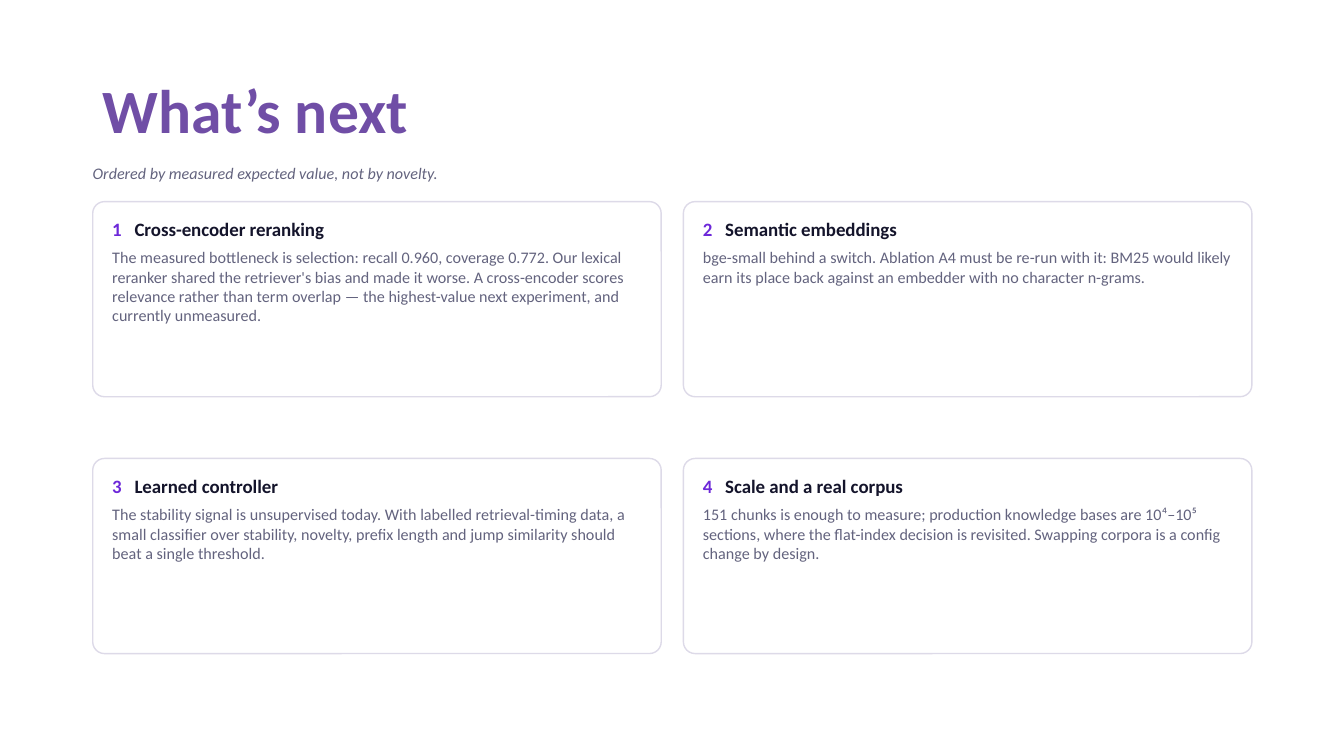
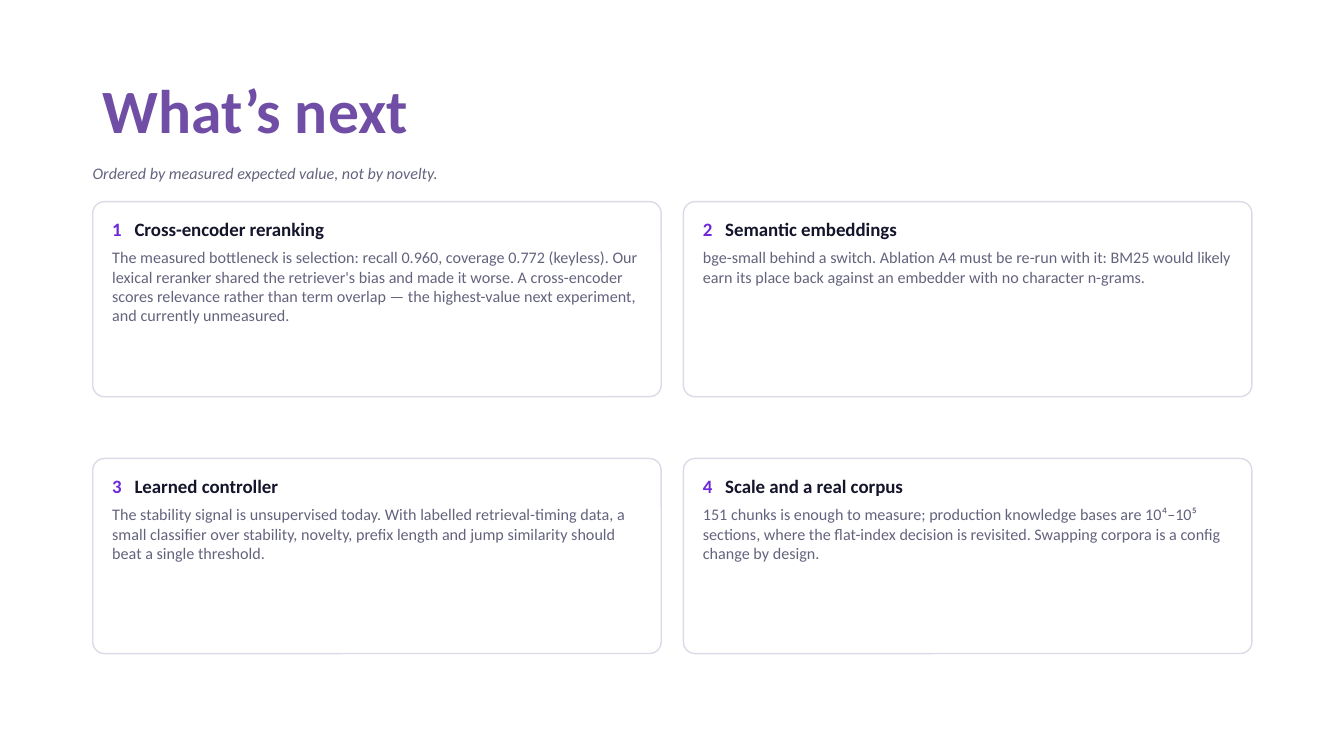
Before and after one commit to deathKiller10/ripple, a slide deck: slide 9 of VITVellore_Ripple_Submission.pptx. Drawn at 1344x756 pixels with LibreOffice and Linux fonts; fonts in the diff are those of the drawing. Boxes give left, top, right and bottom in pixels: in the first picture for what was removed or moved away, otherwise in the second. Text is boxed around its words. In the diff, an @@ line names an element or a change of style, - is before the commit and + after.

```diff
--- a/VITVellore_Ripple_Submission.pptx
+++ b/VITVellore_Ripple_Submission.pptx
@@ text in rounded rectangle at box(112, 251, 638, 324): text changed @@
-The measured bottleneck is selection: recall 0.960, coverage 0.772. Our lexical reranker shared the retriever's bias and made it worse. A cross-encoder scores relevance rather than term overlap — the highest-value next experiment, and currently unmeasured.
+The measured bottleneck is selection: recall 0.960, coverage 0.772 (keyless). Our lexical reranker shared the retriever's bias and made it worse. A cross-encoder scores relevance rather than term overlap — the highest-value next experiment, and currently unmeasured.
```
Also in this commit, not shown: 3 other slides changed, 1 other file.
